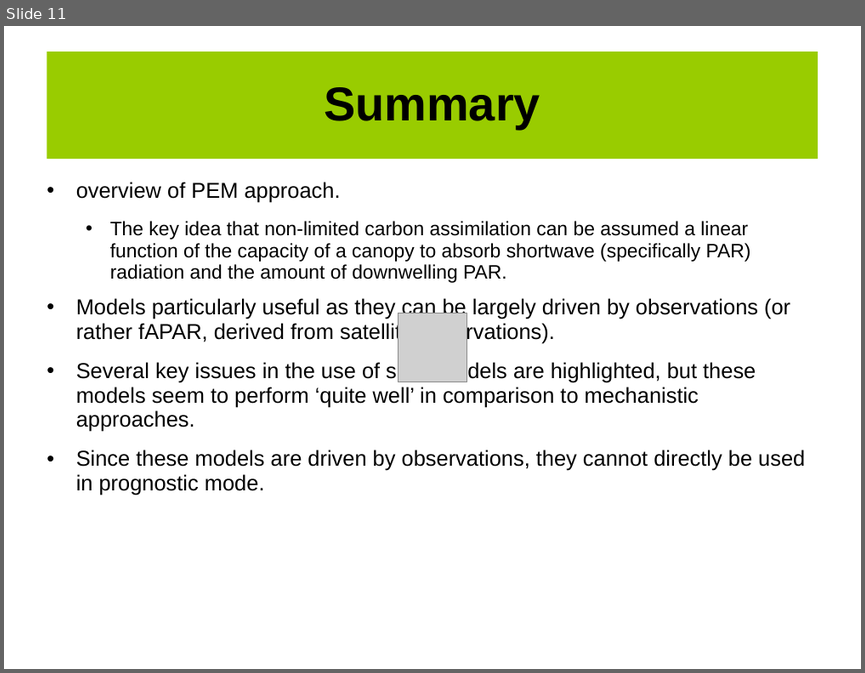
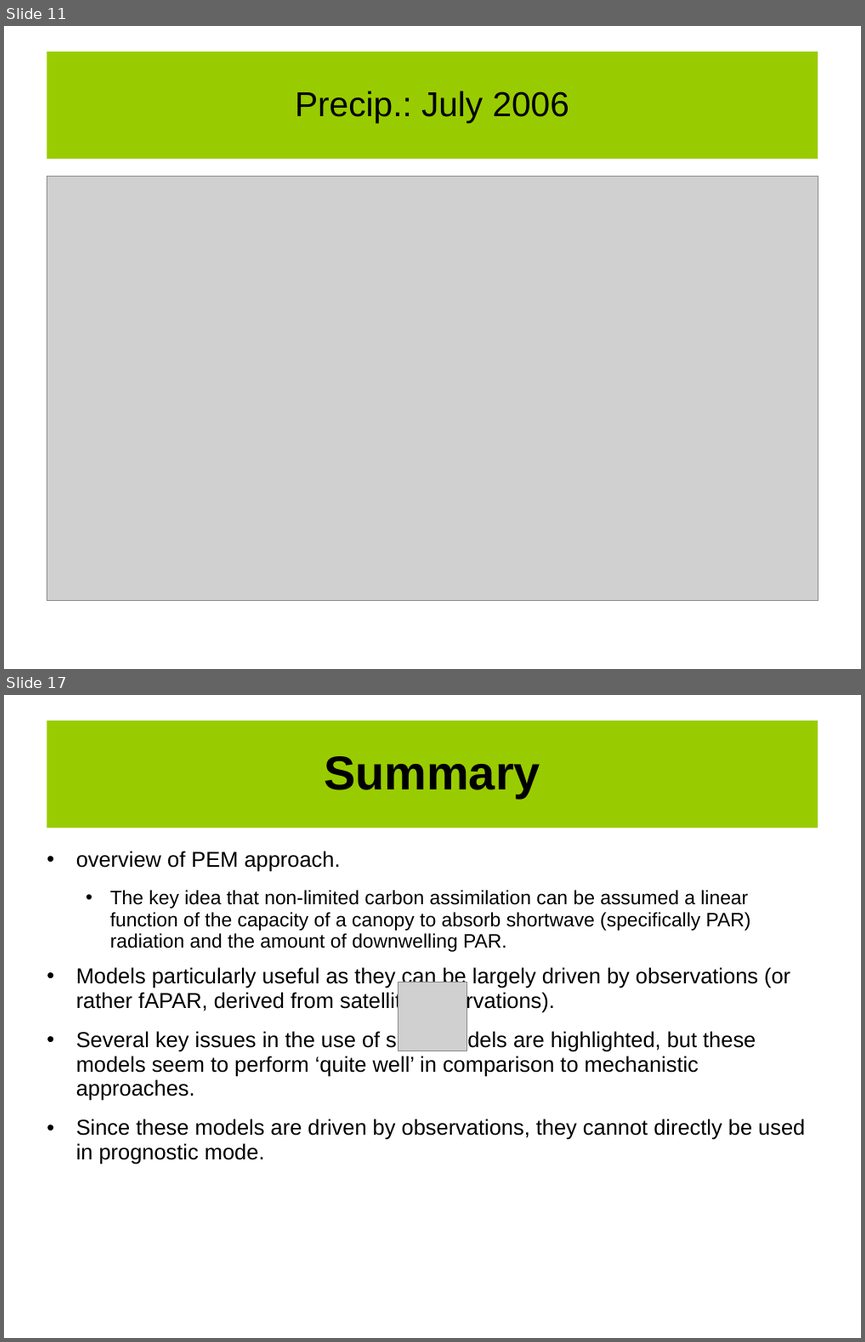
Before and after one commit to UCL-EO/geog0133, a slide deck: docs/ppt/GEOG0113-008.pptx. Shown one above the other, each under a label of ours: slide 11 before the commit, slides 11 and 17 after it; the slides between them are not shown. The pictures are 865x673 and 865x1342 pixels, drawn with LibreOffice and Linux fonts; fonts in the diff are those of the drawing; grey boxes stand for pictures; background and template pictures are left out. Boxes give left, top, right and bottom in pixels: in the first picture for what was removed or moved away, otherwise in the second. Text is boxed around its words. In the diff, an @@ line names an element or a change of style, - is before the commit and + after.

```diff
--- a/docs/ppt/GEOG0113-008.pptx
+++ b/docs/ppt/GEOG0113-008.pptx
@@ slide 11 added at [4, 26, 861, 669], background #FFFFFF @@
@@ title added at [46, 52, 818, 159], fill #99CC00, 32 pt, text #000000 @@
+Precip.: July 2006
@@ picture added at [46, 176, 818, 600] @@
@@ what was slide 11 is now slide 17 @@
```
Also in this commit, not shown: 10 slides changed, 5 other slides added, 2 other files.
